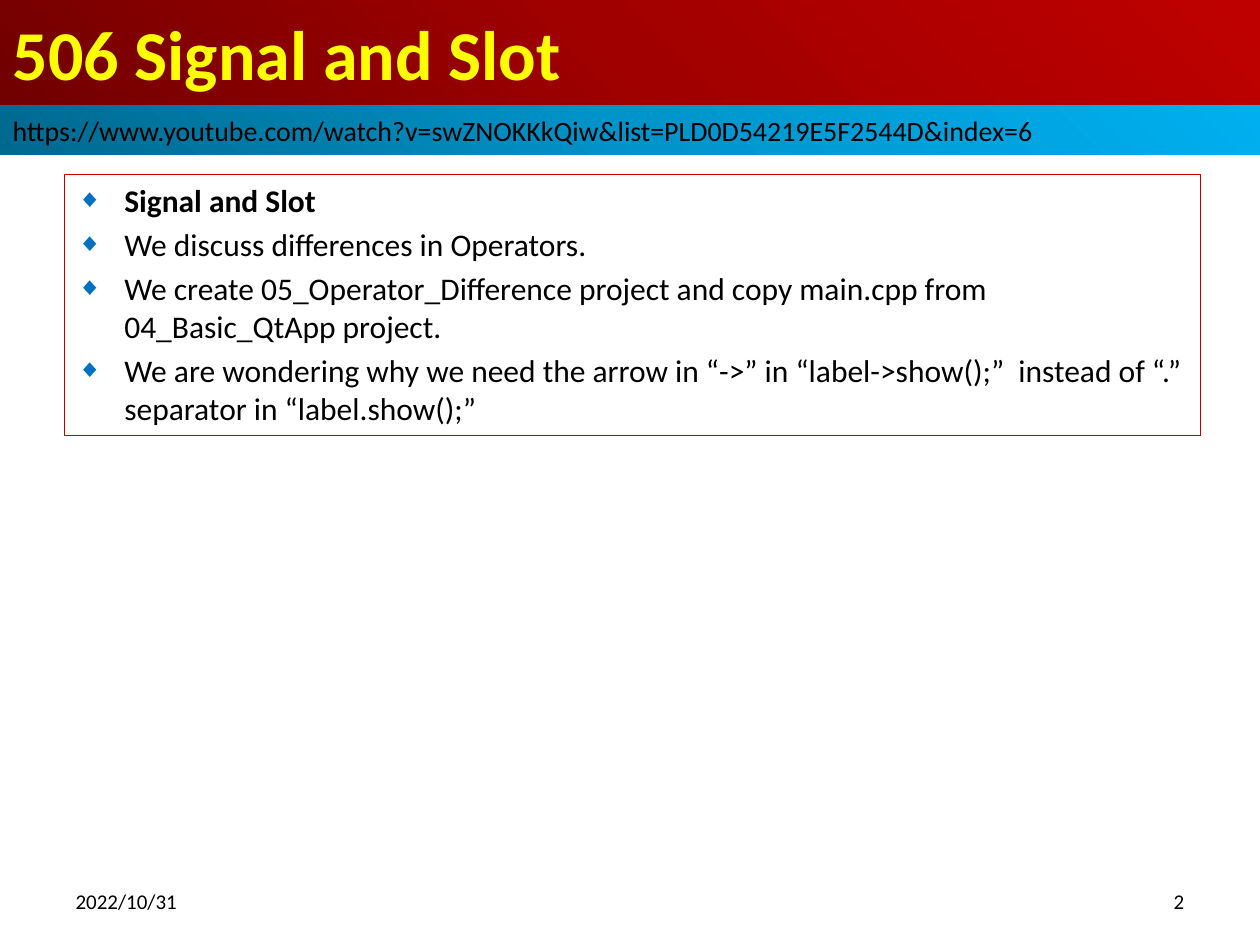
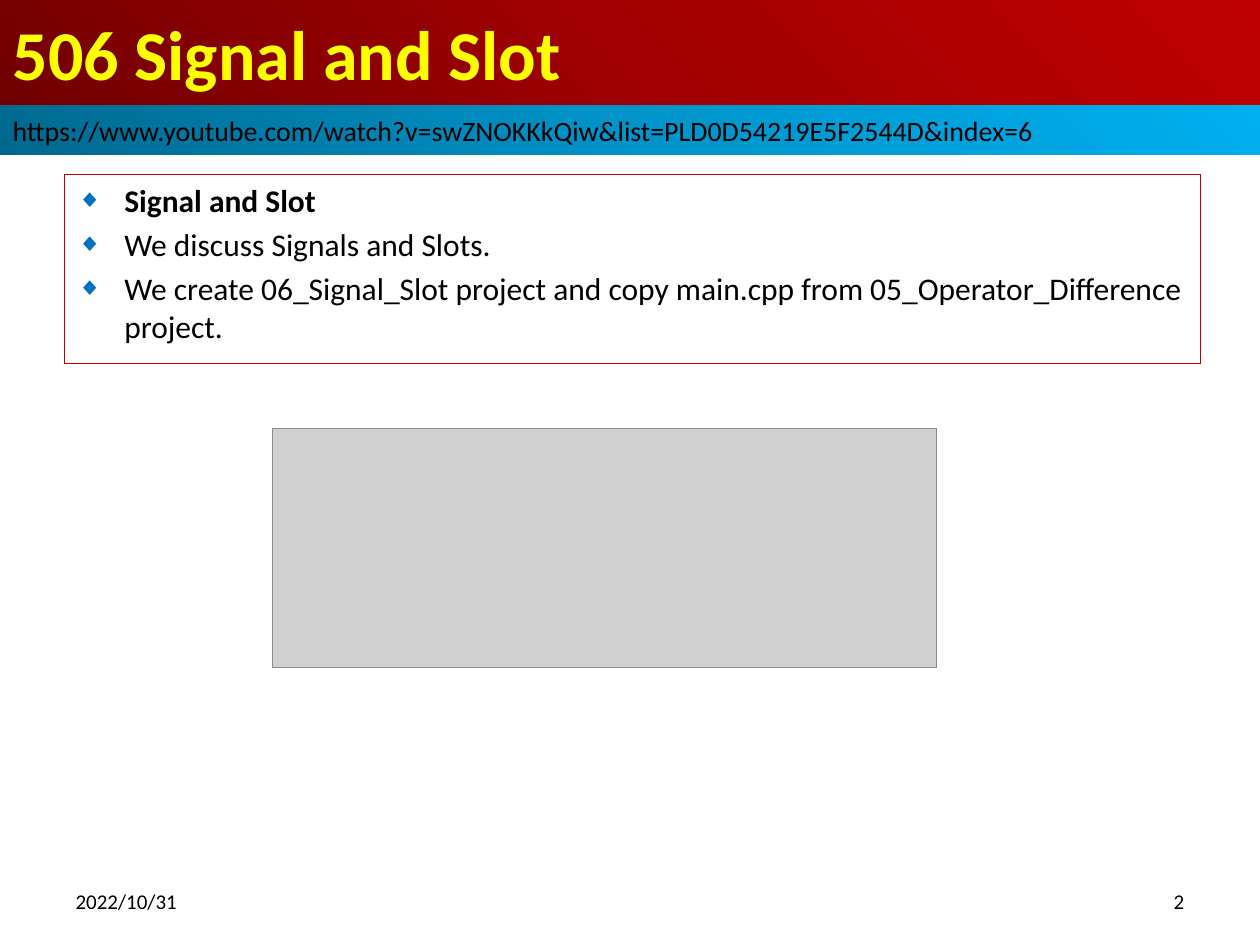
Before and after one commit to peterhchen/012_Qt, a slide deck: slide 2 of 506_Singal_Slot.pptx. Drawn at 1260x945 pixels with LibreOffice and Linux fonts; fonts in the diff are those of the drawing; grey boxes stand for pictures. Boxes give left, top, right and bottom in pixels: in the first picture for what was removed or moved away, otherwise in the second. Text is boxed around its words. In the diff, an @@ line names an element or a change of style, - is before the commit and + after.

```diff
--- a/506_Singal_Slot.pptx
+++ b/506_Singal_Slot.pptx
@@ subtitle "Signal and Slot": place and size @@
-subtitle "Signal and Slot" at box(64, 175, 1200, 436)
+subtitle "Signal and Slot" at box(64, 175, 1200, 364)
@@ subtitle at box(124, 234, 1181, 344): text changed @@
-◆ We discuss differences in Operators.
-◆ We create 05_Operator_Difference project and copy main.cpp from 04_Basic_QtApp project.
-◆ We are wondering why we need the arrow in “->” in “label->show();” instead of “.” separator in “label.show();”
+◆ We discuss Signals and Slots.
+◆ We create 06_Signal_Slot project and copy main.cpp from 05_Operator_Difference project.
@@ picture added at box(273, 428, 937, 668) @@
```
Also in this commit, not shown: 2 other slides changed, 11 slides added, 2 other files.
